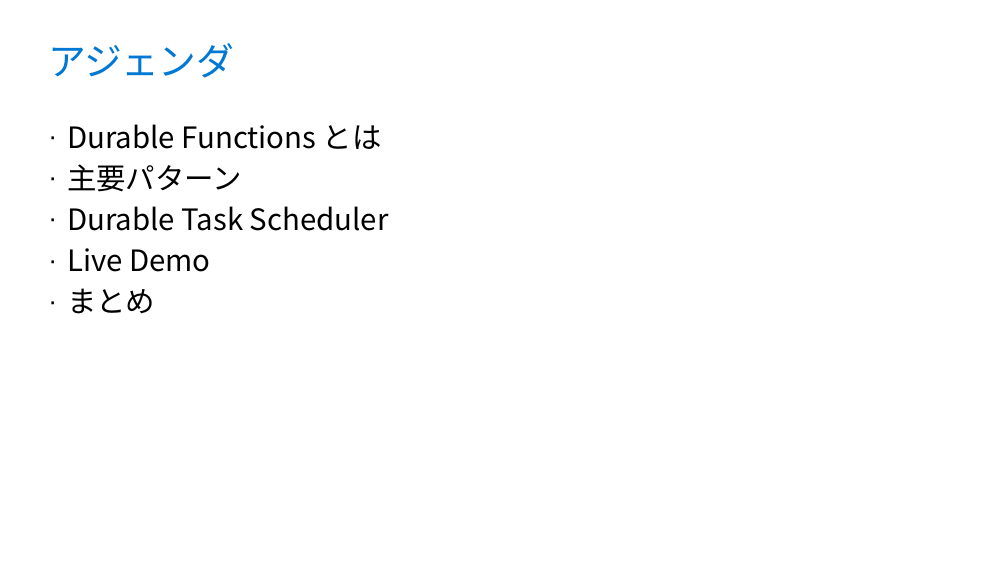
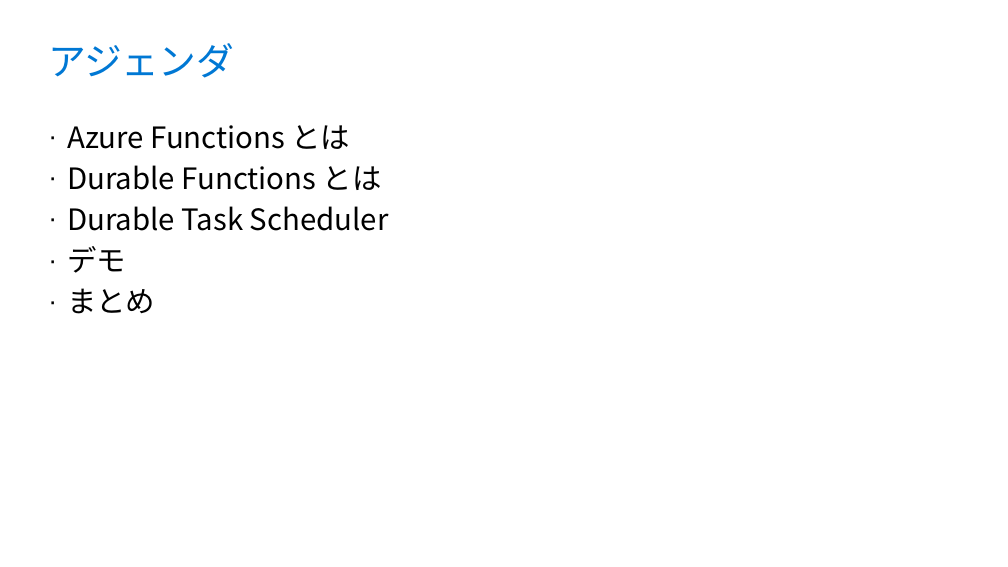
Before and after one commit to runceel/yonayona-durable, a slide deck: slide 3 of slides/slides.pptx. Drawn at 1008x567 pixels with LibreOffice and Linux fonts; fonts in the diff are those of the drawing; background and template pictures are left out. Boxes give left, top, right and bottom in pixels: in the first picture for what was removed or moved away, otherwise in the second. Text is boxed around its words. In the diff, an @@ line names an element or a change of style, - is before the commit and + after.

```diff
--- a/slides/slides.pptx
+++ b/slides/slides.pptx
@@ text at bbox=[67, 125, 351, 149]: paragraph added @@
+· Azure Functions とは
@@ text at bbox=[67, 164, 242, 192]: paragraph removed @@
-· 主要パターン
@@ text at bbox=[67, 246, 126, 273]: text changed @@
-· Live Demo
+· デモ
```
Also in this commit, not shown: 9 other slides changed, 1 slide added, 1 other file.
